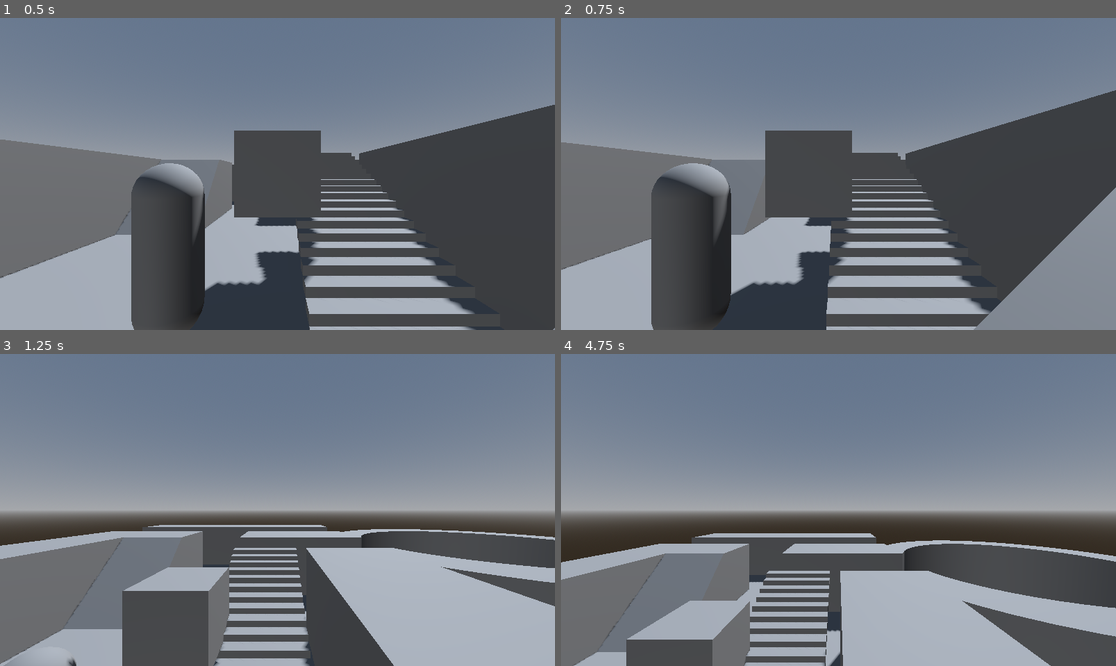
Above: before the commit, frames 1-4 (two rows, left to right).
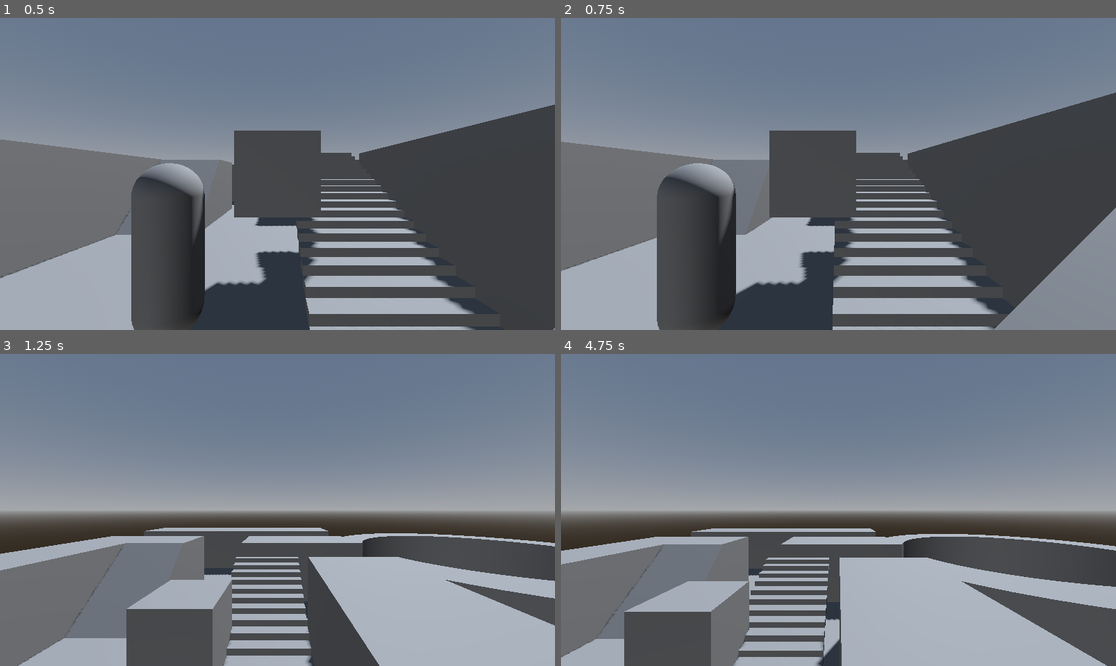
Above: after the commit, the same moments.

Repository: sgc6512/dungeon-crawl-jam
Game: Godot game, scene res://main.tscn
Same seed, same stepped clock (60 frames per second), same inputs: the game is played once before the commit and once after it.
Inputs:
- Up to frame 1 (0.5 s): no input
- Up to frame 2 (0.75 s): tap Enter at 0.5 s; hold D (right) from 0.53 s (still down)
- Up to frame 3 (1.25 s): keep holding D (right)
- Up to frame 4 (4.75 s): release D (right) at 1.28 s; hold S (down) 1.28-2.03 s; hold D (right) 2.03-2.78 s; hold W (up) 2.78-3.53 s; hold A (left) from 3.53 s (still down)

Frame 1 is identical in both runs. In frame 2, 4.3% of the frame differs, in the area x 0-100%, y 23-100%; in frame 3, 12%; in frame 4, 18%, in the area x 0-100%, y 55-100%.

Commit message:
Fixed snapping to floor on tween
Also added camera_height variable

Diff:
--- a/player.gd
+++ b/player.gd
@@ -4,6 +4,10 @@
 @onready var moving:bool = false
 @onready var target_position:Vector2 = Vector2(100, 100)
 @onready var player_size:Vector3 = Vector3(1,1.5,1)
+@onready var camera_height:float = 1.5
+
+# Controlled by tween
+var desired_position:Vector3 = Vector3.ZERO
 
 # Get the gravity from the project settings to be synced with RigidBody nodes.
 var gravity = ProjectSettings.get_setting("physics/3d/default_gravity")
@@ -20,7 +24,7 @@
 	if direction and !moving:
 		var tween = create_tween()
 		moving = true
-		tween.tween_property(player, "position", direction, 0.5).as_relative().set_trans(
+		tween.tween_property(player, "desired_position", direction, 0.5).as_relative().set_trans(
 			Tween.TRANS_SINE)
 		tween.connect("finished", on_tween_finished)
 
@@ -40,9 +44,13 @@
 
 	var floor_raycast = check_floor(space_state)
 	if floor_raycast.has("collider"):
-		position.y = floor_raycast.position.y + player_size.y
+		position.y = floor_raycast.position.y + camera_height
 	else:
 		position.y -= gravity * _delta
+
+	# Snap to tween in X and Z axis
+	position.x = desired_position.x
+	position.z = desired_position.z
 
 	# Potentially not needed as we are not using the velocity
 	# move_and_slide()
@@ -55,9 +63,11 @@
 func check_floor(space):
 	# Create starting and target point of the ray, offset the target by small fraction
 	var origin_pos = global_position
-	var target_pos = global_position - Vector3(0, player_size.y + 0.1, 0)
+	var target_pos = global_position - Vector3(0, camera_height + 0.1, 0)
 	var floor_query = PhysicsRayQueryParameters3D.create(origin_pos, target_pos)
 	var floor_result = space.intersect_ray(floor_query)
+
 	# Test for debugging
 	#print(floor_result.collider if floor_result.has("collider") else "Nothing")
+
 	return floor_result
